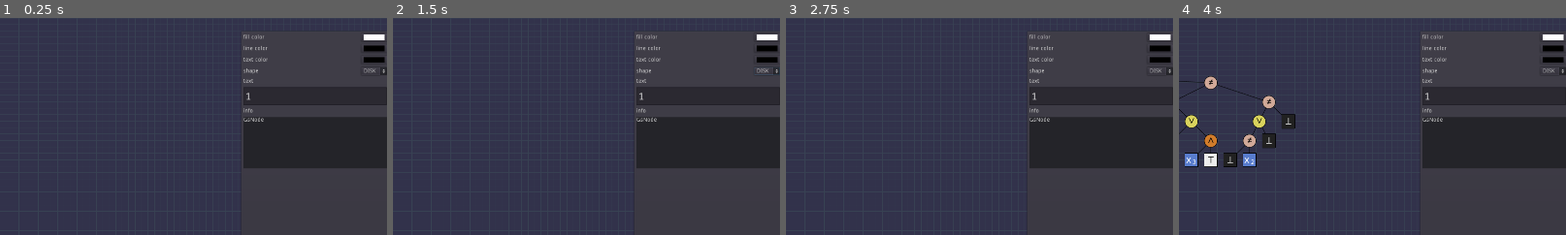
Above: before the commit, frames 1-4 (left to right).
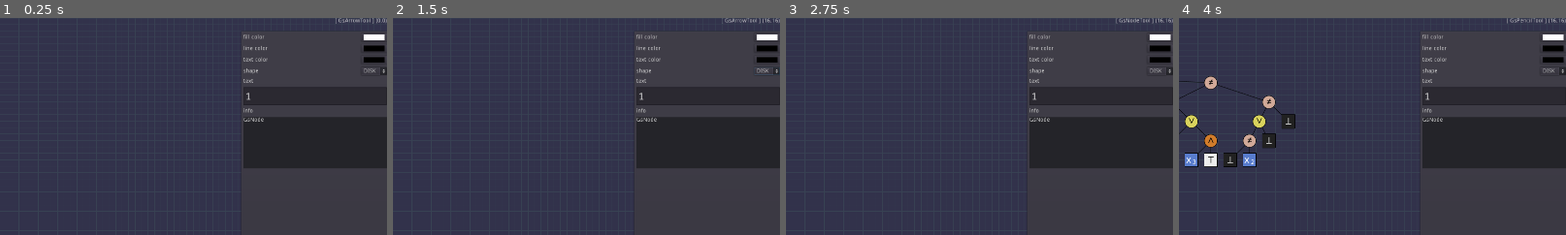
Above: after the commit, the same moments.

Repository: tangentstorm/fnarbmlyx
Game: Godot game, scene res://gslib/GsApp.tscn
Same seed, same stepped clock (60 frames per second), same inputs: the game is played once before the commit and once after it.
Inputs:
- Up to frame 1 (0.25 s): no input
- Up to frame 2 (1.5 s): click "DISK" at 0.5 s; click "" at 1.25 s
- Up to frame 3 (2.75 s): click "" at 2 s
- Up to frame 4 (4 s): click "" at 2.75 s; click "" at 3.5 s
The pictures show only the part of the screen within x 50-100%, y 0-50%; the shares and areas given below are measured in that part.

The runs differ from the first frame. In frame 1, 0.1% of the frame differs, in the area x 86-100%, y 0-3%; in frame 2, 0.2%; in frame 3, 0.2%, in the area x 85-100%, y 0-3%; in frame 4, 0.2%.
Error before the commit: Parse Error: The method "get_node" isn't declared in the current class. (res://gslib/tools/GsNodeTool.gd:10)

Commit message:
fix reference vs node glitch

Diff:
--- a/gslib/tools/GsMouseTool.gd
+++ b/gslib/tools/GsMouseTool.gd
@@ -1,4 +1,4 @@
-class_name GsMouseTool extends Reference
+class_name GsMouseTool extends Node # so we can use $
 func get_class_name(): return "GsMouseTool"
 
 var sketch : GsSketch
--- a/project.godot
+++ b/project.godot
@@ -89,7 +89,7 @@
 "language": "GDScript",
 "path": "res://gslib/GsMouse.gd"
 }, {
-"base": "Reference",
+"base": "Node",
 "class": "GsMouseTool",
 "language": "GDScript",
 "path": "res://gslib/tools/GsMouseTool.gd"
